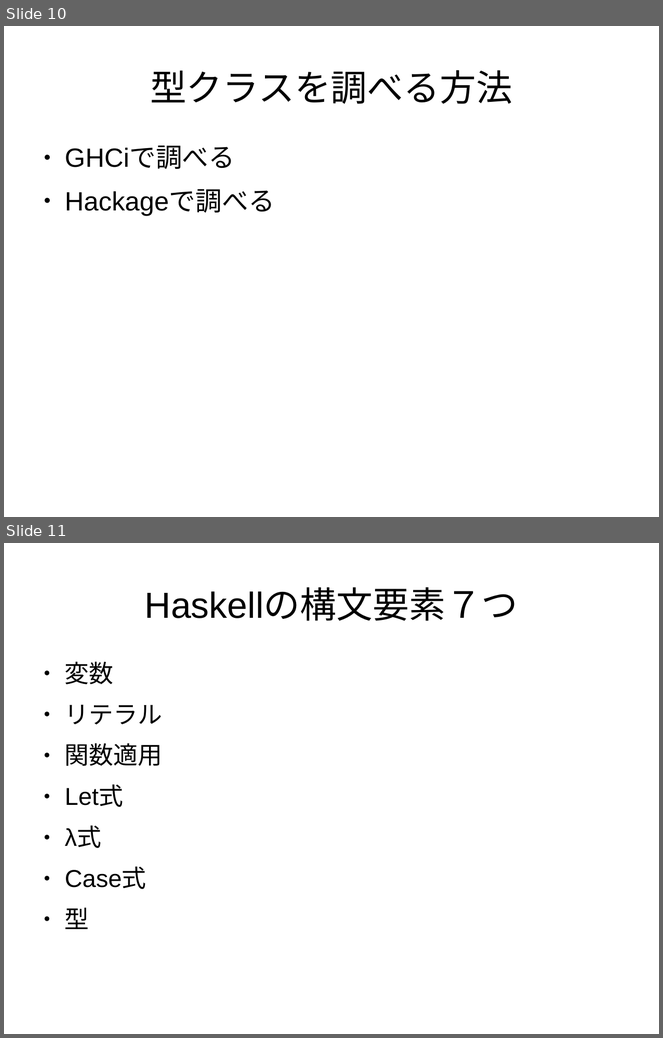
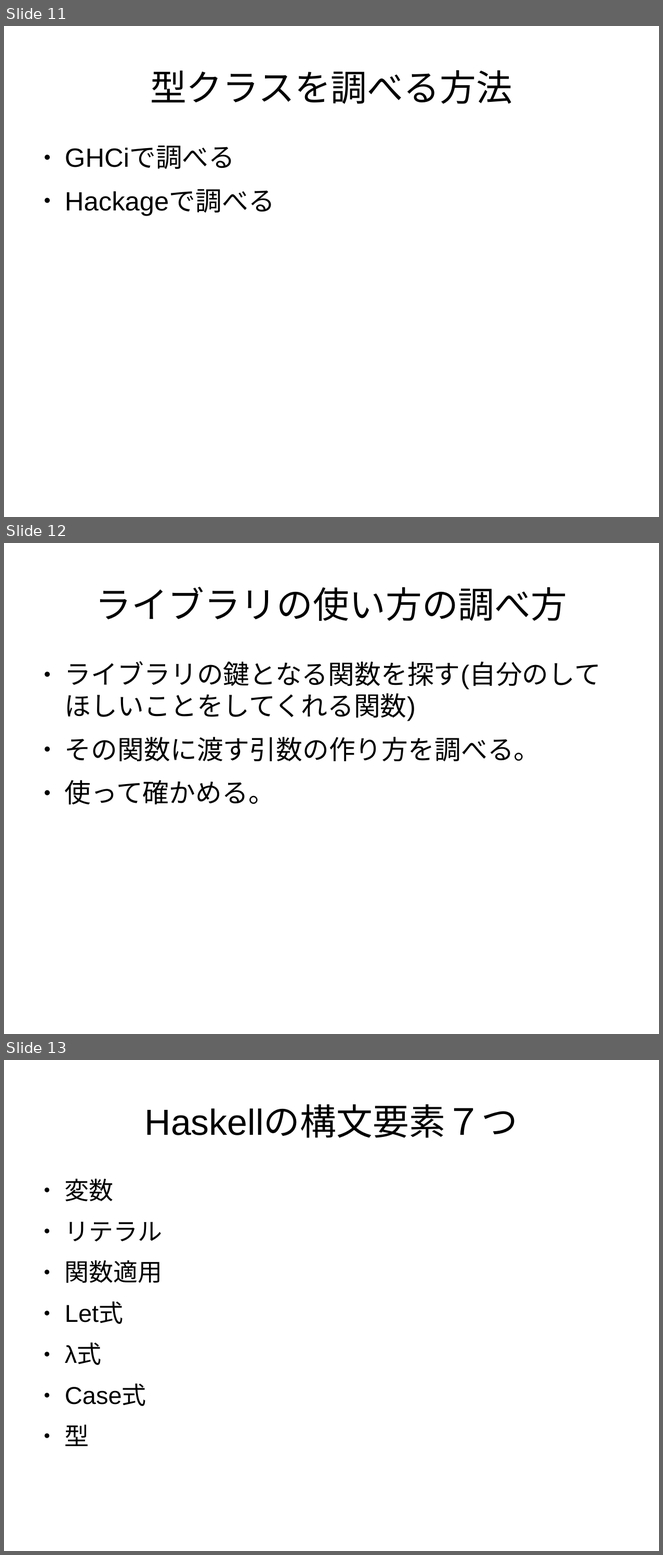
Before and after one commit to nushio3/practice, a slide deck: haskell-teaching/Tsukuba-2016.odp. Shown one above the other, each under a label of ours: slides 10 and 11 before the commit, slides 11, 12 and 13 after it. The pictures are 663x1038 and 663x1555 pixels, drawn with LibreOffice and Linux fonts; fonts in the diff are those of the drawing. Boxes give left, top, right and bottom in pixels: in the first picture for what was removed or moved away, otherwise in the second. Text is boxed around its words. In the diff, an @@ line names an element or a change of style, - is before the commit and + after.

```diff
--- a/haskell-teaching/Tsukuba-2016.odp
+++ b/haskell-teaching/Tsukuba-2016.odp
@@ slide 12 added at (x1=4, y1=543, x2=659, y2=1034), background #FFFFFF @@
@@ title added at (x1=96, y1=587, x2=568, y2=621), 44 pt, text #000000 @@
+ライブラリの使い方の調べ方
@@ text added at (x1=65, y1=661, x2=601, y2=805), 32 pt, text #000000 @@
+● ライブラリの鍵となる関数を探す(自分のしてほしいことをしてくれる関数)
+● その関数に渡す引数の作り方を調べる。
+● 使って確かめる。
@@ what was slide 10 is now slide 11 @@
@@ what was slide 11 is now slide 13 @@
```
Also in this commit, not shown: 1 slide changed, 2 other slides added, 1 slide removed.
